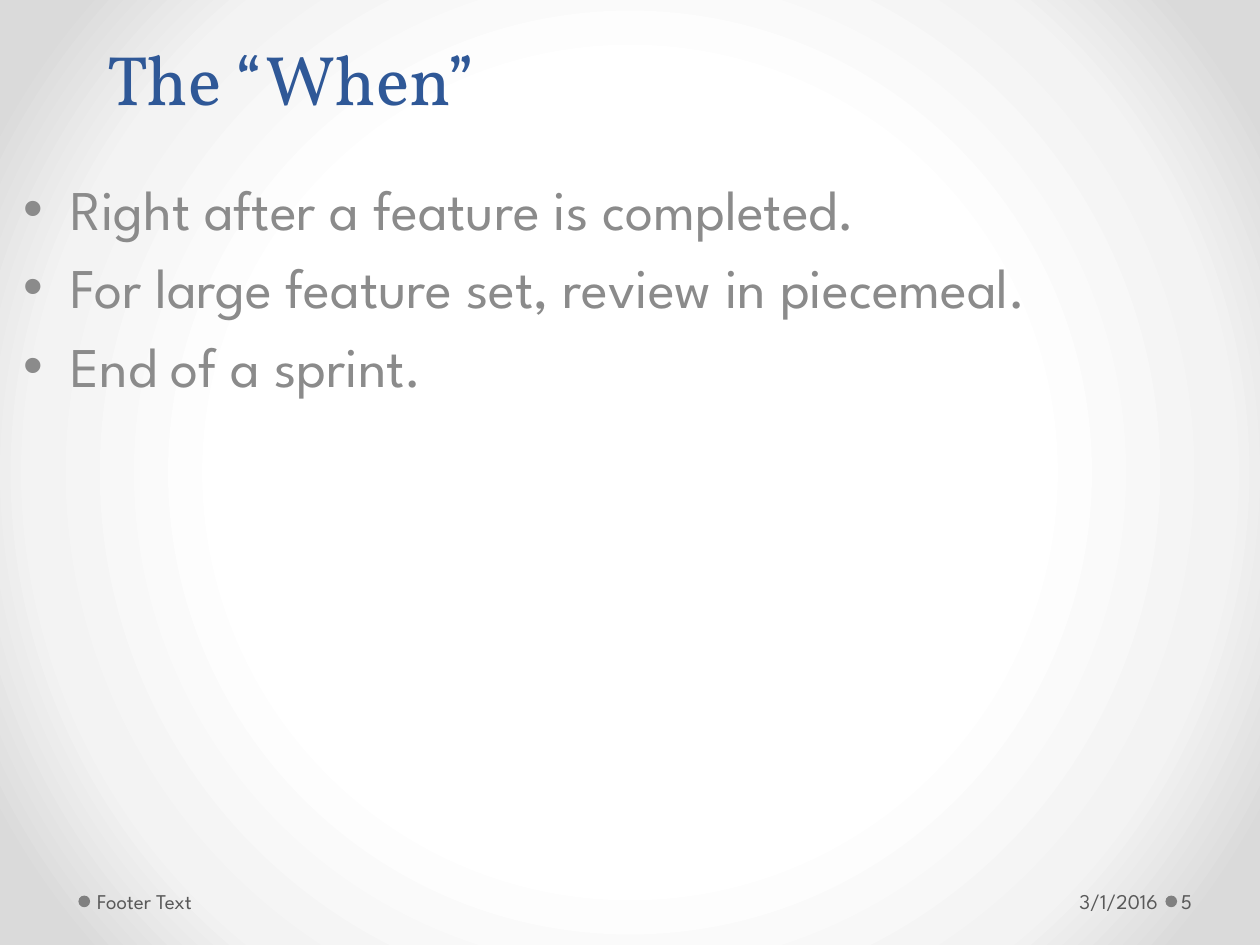
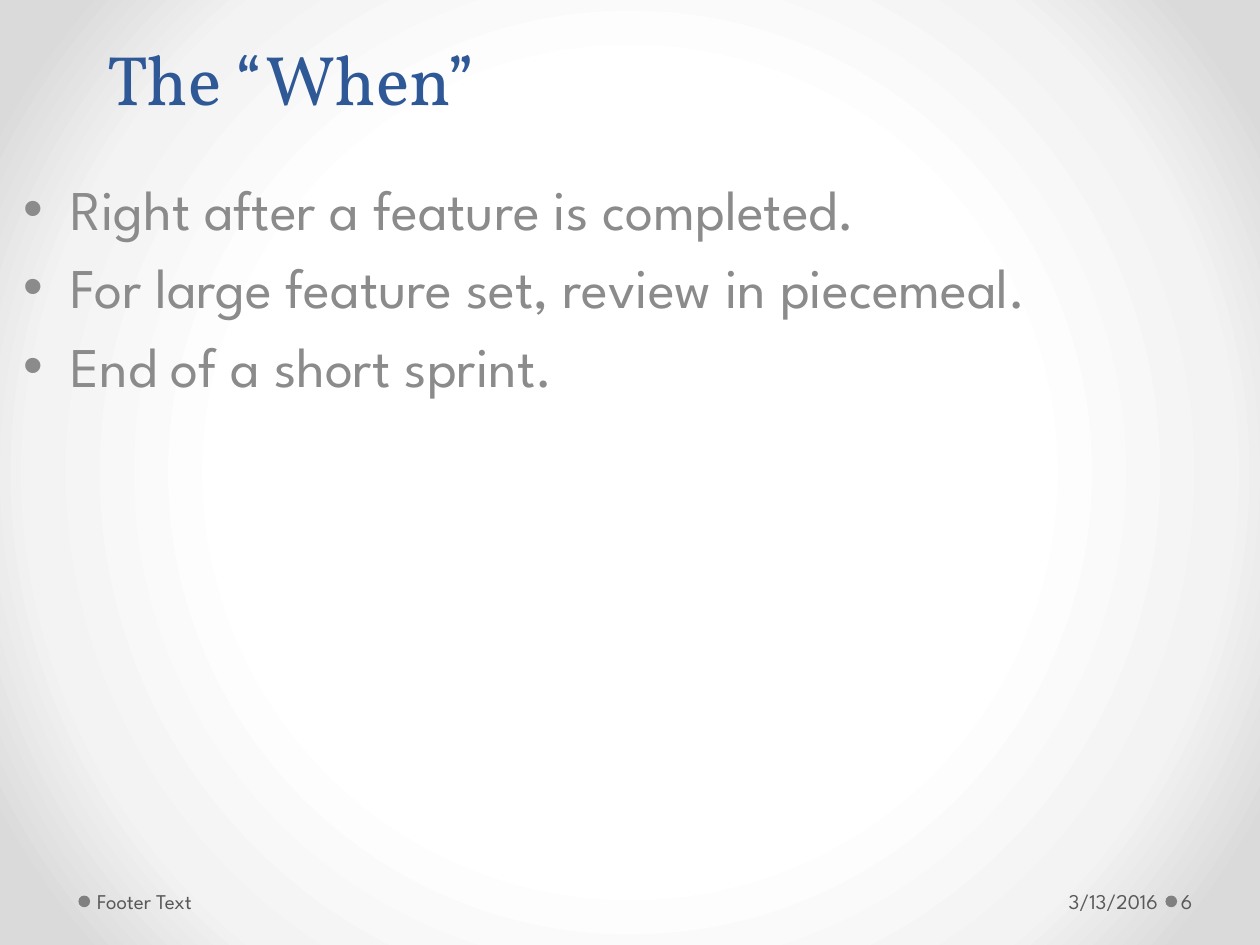
Before and after one commit to h-t-tran/brown, a slide deck: slide 6 of codereview/tech-presentation-effective-codereview.pptx (slide 5 before the commit). Drawn at 1260x945 pixels with LibreOffice and Linux fonts; fonts in the diff are those of the drawing. Boxes give left, top, right and bottom in pixels: in the first picture for what was removed or moved away, otherwise in the second. Text is boxed around its words. In the diff, an @@ line names an element or a change of style, - is before the commit and + after.

```diff
--- a/codereview/tech-presentation-effective-codereview.pptx
+++ b/codereview/tech-presentation-effective-codereview.pptx
@@ subtitle at <box>70,348,553,399</box>: text changed @@
-• End of a sprint.
+• End of a short sprint.
@@ text at <box>1069,894,1158,911</box>: text changed @@
-3/1/2016
+3/13/2016
@@ page number at <box>1181,895,1193,909</box>: text changed @@
-5
+6
```
Also in this commit, not shown: 12 other slides changed, 5 slides added, 2 other files.
